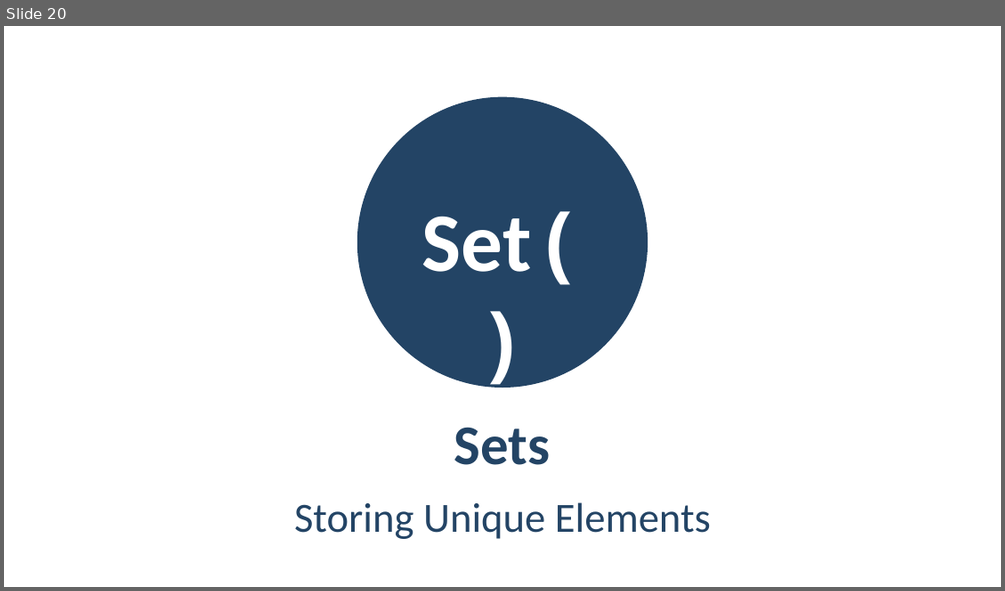
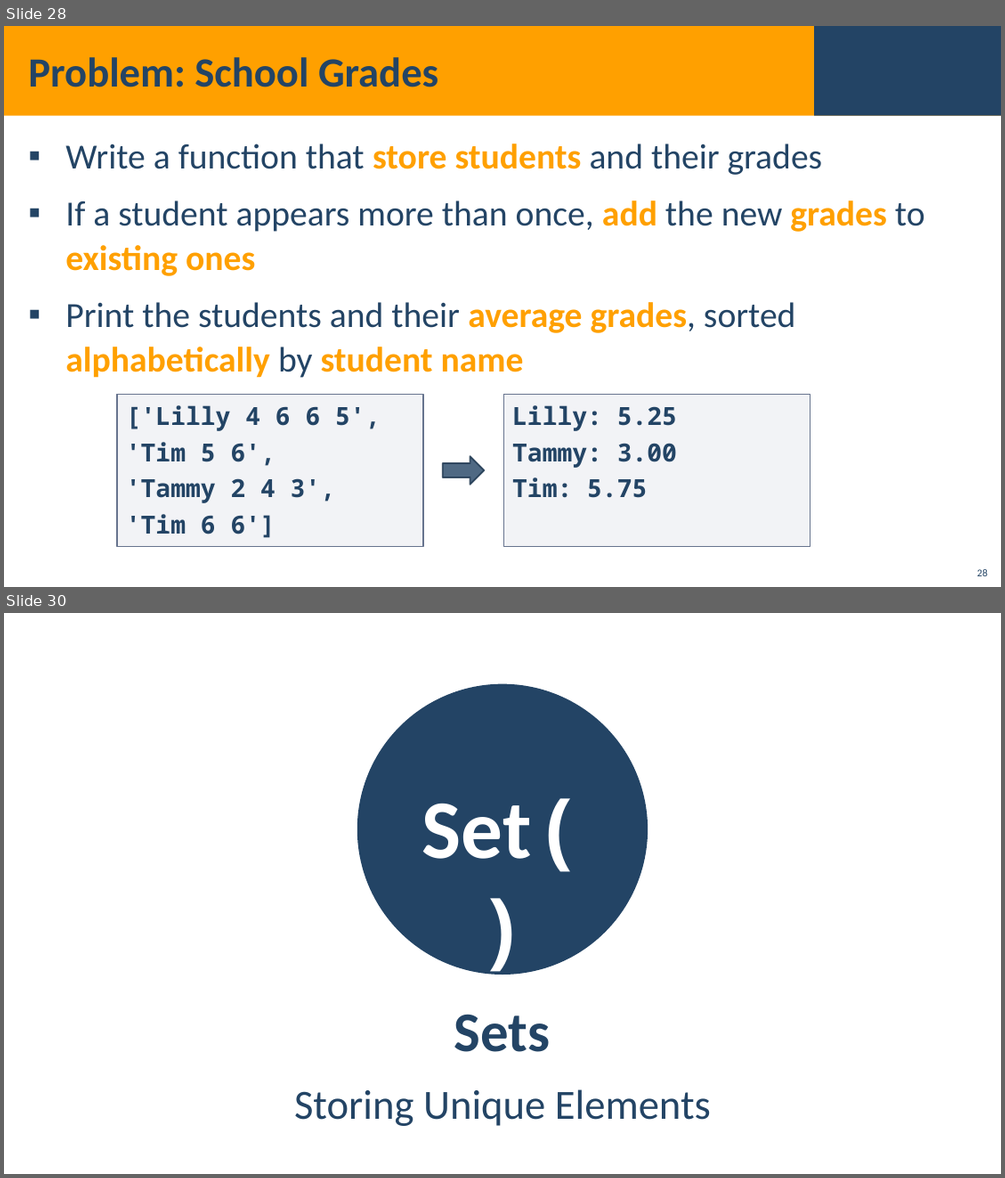
Before and after one commit to YordanovPetar/SoftUni, a slide deck: JavaScriptFundamentals/07_AssociativeArrays/07_1_AssociativeArraysLab/08. JS-Fundamentals-Associative-Arrays.pptx. Shown one above the other, each under a label of ours: slide 20 before the commit, slides 28 and 30 after it; the slides between them are not shown. The pictures are 1005x591 and 1005x1178 pixels, drawn with LibreOffice and Linux fonts; fonts in the diff are those of the drawing; background and template pictures are left out. Boxes give left, top, right and bottom in pixels: in the first picture for what was removed or moved away, otherwise in the second. Text is boxed around its words. In the diff, an @@ line names an element or a change of style, - is before the commit and + after.

```diff
--- a/JavaScriptFundamentals/07_AssociativeArrays/07_1_AssociativeArraysLab/08. JS-Fundamentals-Associative-Arrays.pptx
+++ b/JavaScriptFundamentals/07_AssociativeArrays/07_1_AssociativeArraysLab/08. JS-Fundamentals-Associative-Arrays.pptx
@@ slide 28 added at (4, 26, 1001, 587), background picture (left out) @@
@@ rectangle added at (4, 26, 1001, 116), fill #FFA000 @@
@@ rectangle added at (814, 26, 1001, 116), fill #234465 @@
@@ title added at (28, 57, 438, 87), 40 pt, text #234465, bold @@
+Problem: School Grades
@@ text added at (65, 143, 925, 378), 34 pt, text #234465 @@
+▪ Write a function that store students and their grades
+▪ If a student appears more than once, add the new grades to existing ones
+▪ Print the students and their average grades, sorted alphabetically by student name
@@ rectangle added at (117, 394, 423, 547), fill #ADB4C3 at 15% opacity, outline #67748E 1 pt, 24 pt, text #234465, bold @@
+['Lilly 4 6 6 5',
+'Tim 5 6',
+'Tammy 2 4 3',
+'Tim 6 6']
@@ rectangle added at (503, 394, 810, 547), fill #ADB4C3 at 15% opacity, outline #67748E 1 pt, 24 pt, text #234465, bold @@
+Lilly: 5.25
+Tammy: 3.00
+Tim: 5.75
@@ right arrow added at (443, 456, 485, 484), fill #234465 at 80% opacity, outline #1A334C 1.5 pt @@
@@ page number added at (977, 569, 987, 576), 10 pt, text #234465 @@
+28
@@ what was slide 20 is now slide 30 @@
```
Also in this commit, not shown: 2 slides changed, 10 other slides added, 1 slide removed, 8 other files.
